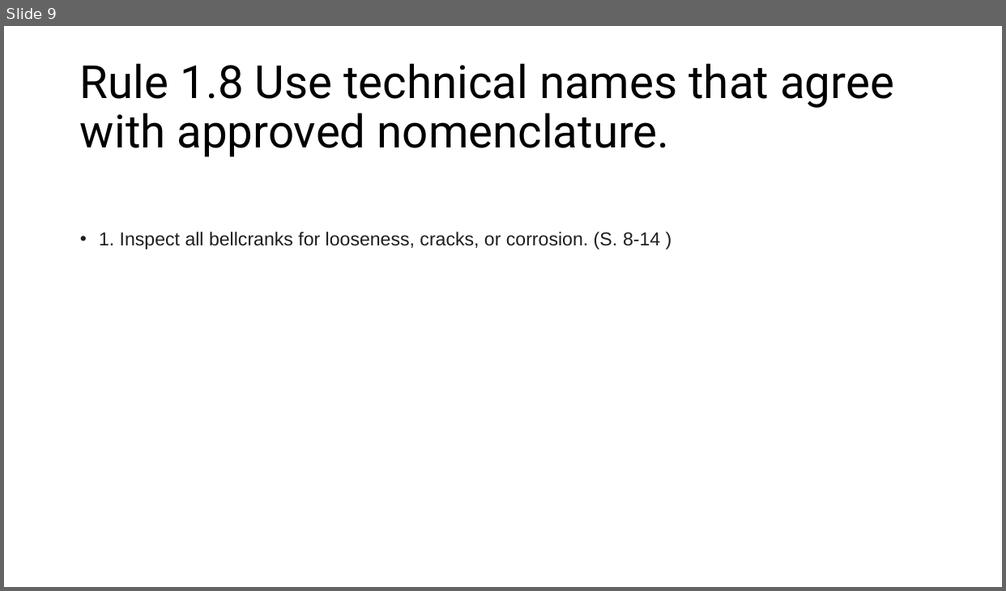
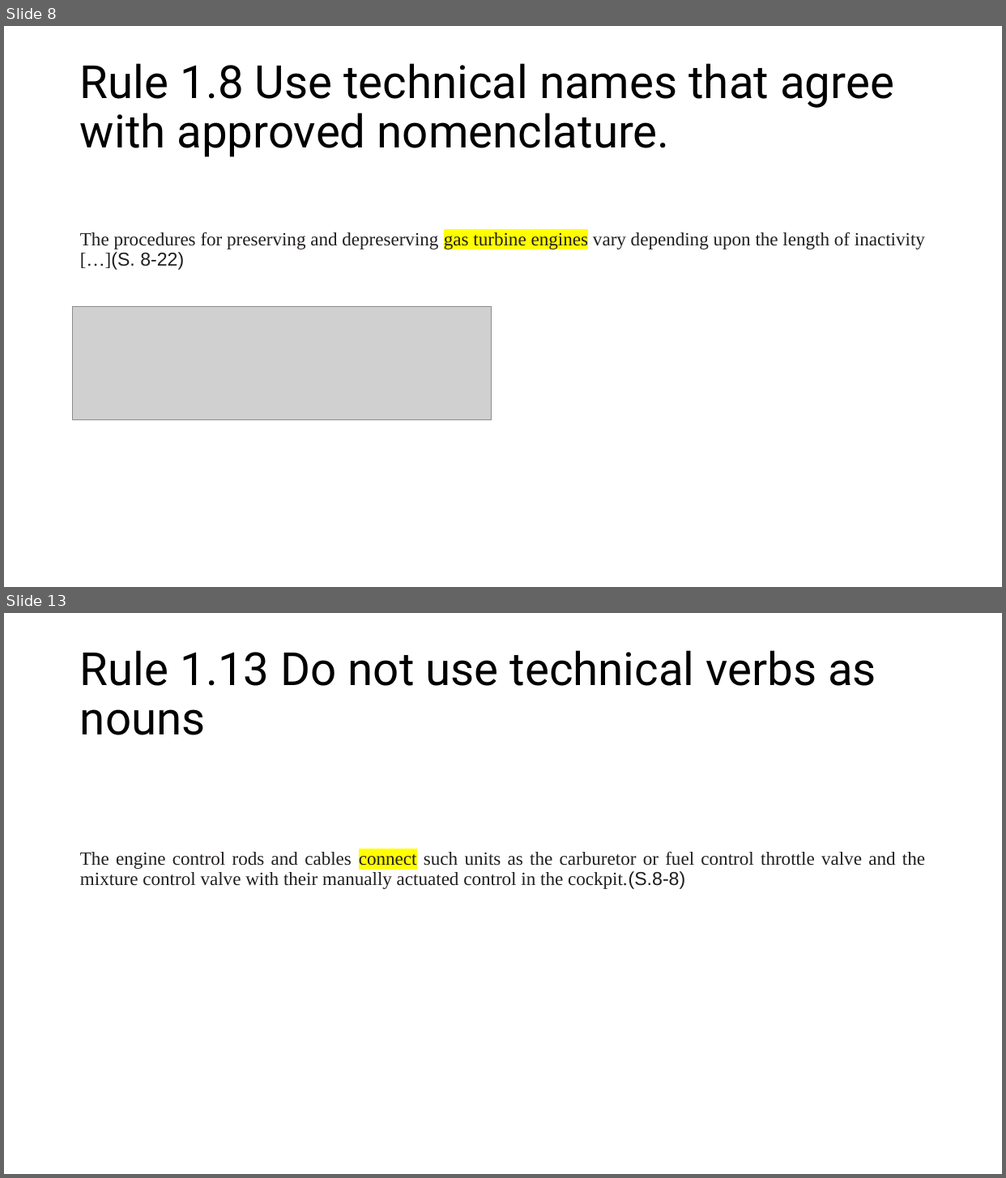
Before and after one commit to Maltrix147/Studium, a slide deck: Semester_4/simplified_English/Regeln_Malte_Hermann.pptx. Shown one above the other, each under a label of ours: slide 9 before the commit, slides 8 and 13 after it; the slides between them are not shown. The pictures are 1006x591 and 1006x1178 pixels, drawn with LibreOffice and Linux fonts; fonts in the diff are those of the drawing; grey boxes stand for pictures. Boxes give left, top, right and bottom in pixels: in the first picture for what was removed or moved away, otherwise in the second. Text is boxed around its words. In the diff, an @@ line names an element or a change of style, - is before the commit and + after.

```diff
--- a/Semester_4/simplified_English/Regeln_Malte_Hermann.pptx
+++ b/Semester_4/simplified_English/Regeln_Malte_Hermann.pptx
@@ slide 13 added at box(4, 613, 1002, 1174), background #FFFFFF @@
@@ title added at box(80, 650, 876, 735), 44 pt, text #000000 @@
+Rule 1.13 Do not use technical verbs as nouns
@@ text added at box(80, 851, 925, 889), 18 pt, text #221E1F @@
+The engine control rods and cables connect such units as the carburetor or fuel control throttle valve and the mixture control valve with their manually actuated control in the cockpit.(S.8-8)
@@ what was slide 9 is now slide 8 @@
@@ slide 8 changed as well @@
@@ text at box(80, 232, 925, 270): text changed; font Arial to Times New Roman; text colour #211D1E to #221E1F @@
-• 1. Inspect all bellcranks for looseness, cracks, or corrosion. (S. 8-14 )
+The procedures for preserving and depreserving gas turbine engines vary depending upon the length of inactivity […](S. 8-22)
@@ picture added at box(73, 307, 492, 420) @@
```
Also in this commit, not shown: 7 other slides changed, 5 other slides added, 1 slide removed, 3 other files.
